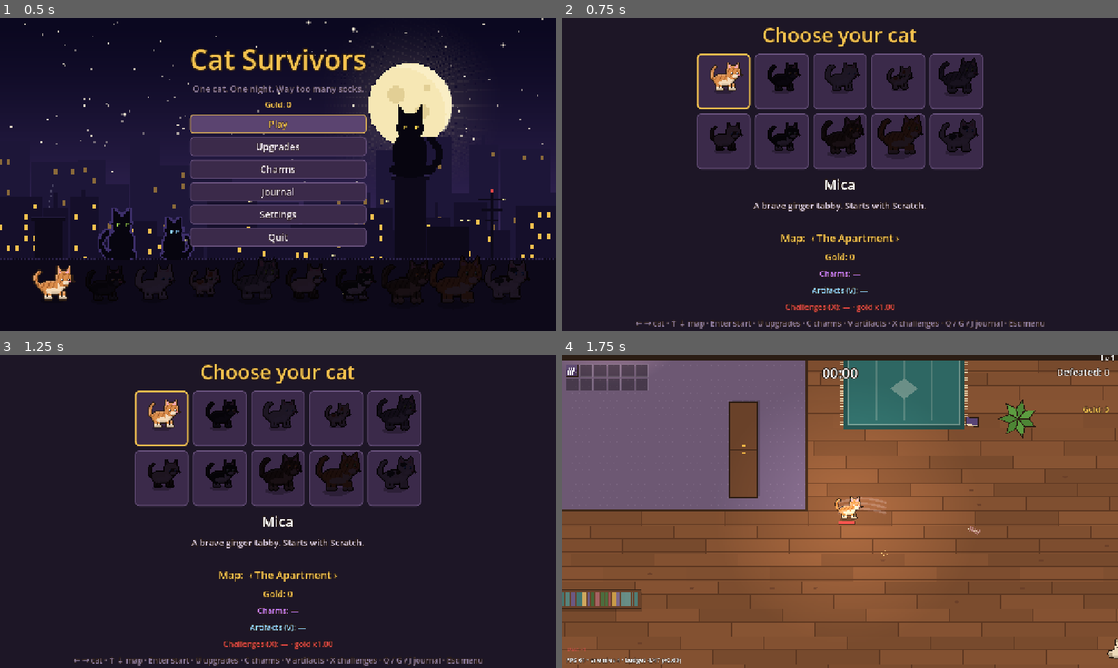
Above: before the commit, frames 1-4 (two rows, left to right).
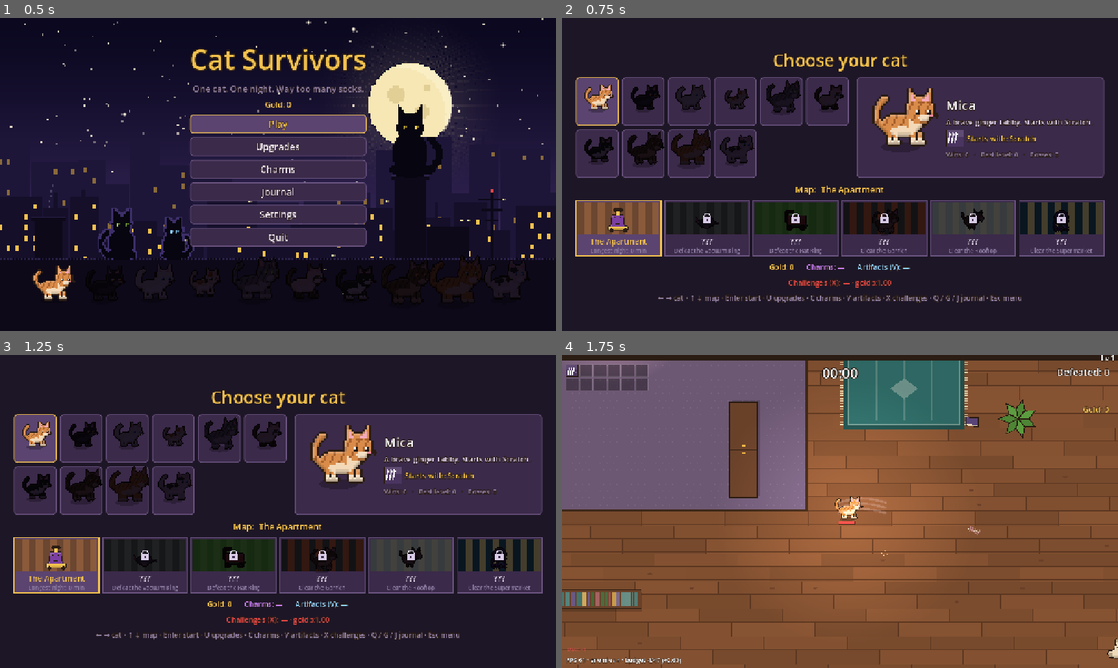
Above: after the commit, the same moments.

Repository: johnniccon01/cat-survivors
Game: Godot game, scene res://scenes/main_menu.tscn
Two runs of this game, one before a commit and one after it. Both use one fixed random seed, a clock stepped at 60 frames per second and the inputs below.
Inputs (mouse positions are in pixels of both pictures, inside the frame that each line leads up to):
- Up to frame 1 (0.5 s): no input
- Up to frame 2 (0.75 s): click "Play" at 0.5 s
- Up to frame 3 (1.25 s): no input
- Up to frame 4 (1.75 s): tap Enter (ui_accept) at 1.25 s; move the mouse to (962, 495) at 1.27 s; hold D (move_right) from 1.28 s (still down); hold V (artifacts) from 1.28 s (still down); click (962, 495) at 1.42 s; tap U (shop) at 1.52 s

Frame 1 is identical in both runs. In frame 2, 41% of the frame differs, in the area x 2-98%, y 2-100%; in frame 3, 41%; in frame 4, nothing differs.

Commit message:
New cat and map selection, menu navigation wraps
The selection screen shows the cats in a grid with the chosen one big:
its starting weapon with icon, wins, best level and bosses with it. Maps
are cards with a little floor picture and their final boss, locked or
cleared, and the longest night. The main menu wraps around and W/S work
like the arrows (checked by the UI test).

Co-Authored-By: Claude Opus 5.5 <noreply@anthropic.com>

Diff:
--- a/locale/translations.csv
+++ b/locale/translations.csv
@@ -1259,3 +1259,6 @@
 ACH_DEVIL_SLAYER_DESC,Defeat the Devil Cat,Poraz diabol mačku,Poraz ďábelskou kočku
 ACH_ENDLESS_NAME,Night Without End,Noc bez konca,Noc bez konce
 ACH_ENDLESS_DESC,Keep going after the dawn,Pokračuj aj po úsvite,Pokračuj i po úsvitu
+SELECT_START_WEAPON,Starts with: %s,Začína so zbraňou: %s,Začíná se zbraní: %s
+SELECT_CAT_STATS,Wins: %d   ·   Best level: %d   ·   Bosses: %d,Výhry: %d   ·   Najvyšší level: %d   ·   Bossovia: %d,Výhry: %d   ·   Nejvyšší level: %d   ·   Bossové: %d
+SELECT_MAP_BEST,Longest night: %d min,Najdlhšia noc: %d min,Nejdelší noc: %d min
--- a/scripts/ui/character_select.gd
+++ b/scripts/ui/character_select.gd
@@ -1,6 +1,8 @@
 extends Control
-## Cat selection before a run. Locked cats show as silhouettes with a hint
-## on how to get them. Any debug flag on the command line skips this screen.
+## Cat and map selection before a run: a grid of cats with the chosen one
+## shown big (starting weapon, wins with it), and a row of map cards. Locked
+## cats and maps show as silhouettes with a hint on how to get them. Any
+## debug flag on the command line skips this screen.
 
 const MAIN_SCENE := "res://scenes/main.tscn"
 const BG := Color("1d1626")
@@ -27,6 +29,11 @@
 var _challenge_label: Label
 var _worn: Label
 var _gold: Label
+var _big: CatPreview
+var _weapon_icon: IconView
+var _weapon_label: Label
+var _cat_stats: Label
+var _map_cards: Array[MapCard] = []
 
 
 func _ready() -> void:
@@ -66,64 +73,113 @@
 	bg.set_anchors_and_offsets_preset(Control.PRESET_FULL_RECT)
 	add_child(bg)
 
-	var box := VBoxContainer.new()
-	box.set_anchors_and_offsets_preset(Control.PRESET_CENTER)
-	box.grow_horizontal = Control.GROW_DIRECTION_BOTH
-	box.grow_vertical = Control.GROW_DIRECTION_BOTH
-	# More than eight cats go in two rows of smaller cards.
-	var two_rows := _ids.size() > 8
-	box.add_theme_constant_override("separation", 12 if two_rows else 22)
-	add_child(box)
-
-	var title := _label(46, GOLD)
+	var root := VBoxContainer.new()
+	root.set_anchors_and_offsets_preset(Control.PRESET_FULL_RECT)
+	root.offset_left = 32
+	root.offset_right = -32
+	root.offset_top = 14
+	root.offset_bottom = -10
+	root.add_theme_constant_override("separation", 12)
+	root.alignment = BoxContainer.ALIGNMENT_CENTER
+	add_child(root)
+
+	var title := _label(40, GOLD)
 	title.text = "SELECT_TITLE"
-	box.add_child(title)
-
-	var center := CenterContainer.new()
-	box.add_child(center)
-	var row := GridContainer.new()
-	row.columns = ceili(_ids.size() / 2.0) if two_rows else maxi(_ids.size(), 1)
-	row.add_theme_constant_override("h_separation", 10)
-	row.add_theme_constant_override("v_separation", 10)
-	center.add_child(row)
+	root.add_child(title)
+
+	# Top: the cats on the left, the chosen one big on the right.
+	var top := HBoxContainer.new()
+	top.add_theme_constant_override("separation", 18)
+	root.add_child(top)
+	var grid := GridContainer.new()
+	grid.columns = 6
+	grid.add_theme_constant_override("h_separation", 8)
+	grid.add_theme_constant_override("v_separation", 8)
+	top.add_child(grid)
 	for i in _ids.size():
 		var card := PanelContainer.new()
-		card.custom_minimum_size = Vector2(124, 128) if two_rows else Vector2(138, 170)
+		card.custom_minimum_size = Vector2(98, 112)
 		card.mouse_filter = Control.MOUSE_FILTER_STOP
 		card.gui_input.connect(_on_card_input.bind(i))
 		var preview := CatPreview.new()
 		preview.cat_id = _ids[i]
 		preview.locked = not Profile.is_unlocked(_ids[i])
-		if two_rows:
-			preview.zoom = 2.5
+		preview.zoom = 2.2
 		preview.mouse_filter = Control.MOUSE_FILTER_IGNORE
 		card.add_child(preview)
-		row.add_child(card)
+		grid.add_child(card)
 		_cards.append(card)
 		_previews.append(preview)
 
-	_name = _label(32, Color.WHITE)
-	box.add_child(_name)
-	_desc = _label(20, Color("d9cce6"))
-	_desc.custom_minimum_size = Vector2(700, 60)
+	var detail := PanelContainer.new()
+	detail.size_flags_horizontal = Control.SIZE_EXPAND_FILL
+	detail.add_theme_stylebox_override("panel", UiStyle.box(CARD, BORDER))
+	top.add_child(detail)
+	var drow := HBoxContainer.new()
+	drow.add_theme_constant_override("separation", 10)
+	detail.add_child(drow)
+	_big = CatPreview.new()
+	_big.custom_minimum_size = Vector2(190, 210)
+	_big.zoom = 5.0
+	_big.walking = true
+	_big.mouse_filter = Control.MOUSE_FILTER_IGNORE
+	drow.add_child(_big)
+	var info := VBoxContainer.new()
+	info.size_flags_horizontal = Control.SIZE_EXPAND_FILL
+	info.add_theme_constant_override("separation", 6)
+	info.alignment = BoxContainer.ALIGNMENT_CENTER
+	drow.add_child(info)
+	_name = _label(30, Color.WHITE)
+	_name.horizontal_alignment = HORIZONTAL_ALIGNMENT_LEFT
+	info.add_child(_name)
+	_desc = _label(17, Color("d9cce6"))
+	_desc.horizontal_alignment = HORIZONTAL_ALIGNMENT_LEFT
 	_desc.autowrap_mode = TextServer.AUTOWRAP_WORD_SMART
-	box.add_child(_desc)
-
-	_stage_label = _label(24, GOLD)
-	box.add_child(_stage_label)
-
-	_gold = _label(20, GOLD)
-	box.add_child(_gold)
-	_worn = _label(18, Color("c77dff"))
-	box.add_child(_worn)
-	_artifact_label = _label(18, Color("8fd3ff"))
-	box.add_child(_artifact_label)
-	_challenge_label = _label(18, Color("e04646"))
-	box.add_child(_challenge_label)
-
-	var hint := _label(18, Color("8f7ea3"))
+	_desc.custom_minimum_size = Vector2(300, 0)
+	info.add_child(_desc)
+	var weapon_row := HBoxContainer.new()
+	weapon_row.add_theme_constant_override("separation", 8)
+	info.add_child(weapon_row)
+	_weapon_icon = IconView.new("weapon", "SCRATCH", 40.0)
+	weapon_row.add_child(_weapon_icon)
+	_weapon_label = _label(17, GOLD)
+	_weapon_label.horizontal_alignment = HORIZONTAL_ALIGNMENT_LEFT
+	_weapon_label.vertical_alignment = VERTICAL_ALIGNMENT_CENTER
+	weapon_row.add_child(_weapon_label)
+	_cat_stats = _label(15, Color("8f7ea3"))
+	_cat_stats.horizontal_alignment = HORIZONTAL_ALIGNMENT_LEFT
+	info.add_child(_cat_stats)
+
+	# Middle: the maps.
+	_stage_label = _label(20, GOLD)
+	root.add_child(_stage_label)
+	var maps := HBoxContainer.new()
+	maps.alignment = BoxContainer.ALIGNMENT_CENTER
+	maps.add_theme_constant_override("separation", 8)
+	root.add_child(maps)
+	for i in _stage_ids.size():
+		var card := MapCard.new(_stage_ids[i])
+		card.gui_input.connect(_on_map_input.bind(i))
+		maps.add_child(card)
+		_map_cards.append(card)
+
+	# Bottom: what you take along, and the keys.
+	var bottom := HBoxContainer.new()
+	bottom.alignment = BoxContainer.ALIGNMENT_CENTER
+	bottom.add_theme_constant_override("separation", 28)
+	root.add_child(bottom)
+	_gold = _label(17, GOLD)
+	bottom.add_child(_gold)
+	_worn = _label(17, Color("c77dff"))
+	bottom.add_child(_worn)
+	_artifact_label = _label(17, Color("8fd3ff"))
+	bottom.add_child(_artifact_label)
+	_challenge_label = _label(17, Color("e04646"))
+	root.add_child(_challenge_label)
+
+	var hint := _label(16, Color("8f7ea3"))
 	hint.text = "SELECT_HINT"
-	box.add_child(hint)
+	root.add_child(hint)
 
 	_shop = ShopPanel.new()
 	add_child(_shop)
@@ -146,19 +202,25 @@
 	var id := _ids[_index]
 	var unlocked := Profile.is_unlocked(id)
 	for i in _cards.size():
-		var sb := StyleBoxFlat.new()
-		sb.bg_color = CARD
-		sb.border_color = GOLD if i == _index else BORDER
-		sb.set_border_width_all(4 if i == _index else 2)
-		sb.set_corner_radius_all(10)
-		_cards[i].add_theme_stylebox_override("panel", sb)
+		_cards[i].add_theme_stylebox_override("panel", UiStyle.box(Color("5b4470") if i == _index else CARD, GOLD if i == _index else BORDER))
 		_previews[i].walking = i == _index and unlocked
+	_big.cat_id = id
+	_big.locked = not unlocked
+	_big.walking = unlocked
+	var weapon: String = GameData.cats[id]["weapon"]
+	_weapon_icon.id = weapon
+	_weapon_icon.visible = unlocked
+	_weapon_icon.queue_redraw()
 	if unlocked:
 		_name.text = tr("CAT_%s_NAME" % id)
 		_desc.text = tr("CAT_%s_DESC" % id)
+		_weapon_label.text = tr("SELECT_START_WEAPON") % tr("WEAPON_%s_NAME" % weapon)
+		_cat_stats.text = tr("SELECT_CAT_STATS") % [Profile.get_stat("wins_cat:" + id), Profile.get_stat("best_level_cat:" + id), Profile.get_stat("bosses_cat:" + id)]
 	else:
 		_name.text = tr("SELECT_LOCKED")
 		_desc.text = tr("CAT_%s_HINT" % id)
+		_weapon_label.text = ""
+		_cat_stats.text = ""
 	var worn: Array = Profile.equipped_charms.map(func(c: String) -> String: return tr("CHARM_%s_NAME" % c))
 	_worn.text = tr("SELECT_CHARMS") % ("—" if worn.is_empty() else ", ".join(worn))
 	var arts: Array = Profile.equipped_artifacts.map(func(a: String) -> String: return tr("ARTIFACT_%s_NAME" % a))
@@ -168,12 +230,20 @@
 	_gold.text = tr("SELECT_GOLD") % Profile.gold
 	if Profile.streak > 0 or Profile.best_streak > 0:
 		_gold.text += "   ·   " + tr("SELECT_STREAK") % [Profile.streak, Profile.best_streak, roundi((Profile.streak_multiplier() - 1.0) * 100.0)]
+	for i in _map_cards.size():
+		_map_cards[i].selected = i == _stage_index
 	var stage_id := _stage_ids[_stage_index]
 	if Profile.is_stage_unlocked(stage_id):
-		var cleared := " ✓" if stage_id in Profile.cleared_stages else ""
-		_stage_label.text = "%s  ‹ %s%s ›" % [tr("SELECT_STAGE"), tr("STAGE_%s_NAME" % stage_id), cleared]
+		_stage_label.text = "%s  %s" % [tr("SELECT_STAGE"), tr("STAGE_%s_NAME" % stage_id)]
 	else:
-		_stage_label.text = "%s  ‹ ??? – %s ›" % [tr("SELECT_STAGE"), tr("STAGE_%s_HINT" % stage_id)]
+		_stage_label.text = "%s  ??? – %s" % [tr("SELECT_STAGE"), tr("STAGE_%s_HINT" % stage_id)]
+
+
+func _on_map_input(event: InputEvent, i: int) -> void:
+	if event is InputEventMouseButton and event.pressed and event.button_index == MOUSE_BUTTON_LEFT:
+		_stage_index = i
+		Audio.play("click", -6.0, 0.0)
+		_refresh()
 
 
 func _unhandled_input(event: InputEvent) -> void:
@@ -207,9 +277,11 @@
 		_refresh()
 	elif event.is_action_pressed("move_up") or event.is_action_pressed("ui_up"):
 		_stage_index = (_stage_index - 1 + _stage_ids.size()) % _stage_ids.size()
+		Audio.play("click", -6.0, 0.0)
 		_refresh()
 	elif event.is_action_pressed("move_down") or event.is_action_pressed("ui_down"):
 		_stage_index = (_stage_index + 1) % _stage_ids.size()
+		Audio.play("click", -6.0, 0.0)
 		_refresh()
 	elif event.is_action_pressed("pause"):
 		Audio.play("click", -6.0, 0.0)
@@ -236,6 +308,7 @@
 	var id := _ids[_index]
 	var stage_id := _stage_ids[_stage_index]
 	if not Profile.is_unlocked(id) or not Profile.is_stage_unlocked(stage_id):
+		Audio.play("hurt", -10.0, 0.0)
 		return
 	Profile.select_stage(stage_id)
 	Profile.select(id)
--- a/scripts/ui/main_menu.gd
+++ b/scripts/ui/main_menu.gd
@@ -103,7 +103,33 @@
 		add_child(panel)
 		panel.closed.connect(_on_panel_closed)
 	_refresh()
+	_wrap_focus()
 	(_buttons.get_child(0) as Button).grab_focus.call_deferred()
+
+
+## Up from the first button goes to the last and down from the last to the
+## first.
+func _wrap_focus() -> void:
+	var list := _buttons.get_children()
+	for i in list.size():
+		var b: Button = list[i]
+		b.focus_neighbor_top = b.get_path_to(list[(i - 1 + list.size()) % list.size()])
+		b.focus_neighbor_bottom = b.get_path_to(list[(i + 1) % list.size()])
+
+
+## W and S move through the menu too.
+func _unhandled_key_input(event: InputEvent) -> void:
+	if not event.is_pressed() or event.is_echo():
+		return
+	var focus := get_viewport().gui_get_focus_owner()
+	if focus == null or focus.get_parent() != _buttons:
+		return
+	var key := (event as InputEventKey).physical_keycode
+	if key == KEY_W or key == KEY_S:
+		var next := focus.get_node(focus.focus_neighbor_top if key == KEY_W else focus.focus_neighbor_bottom) as Control
+		if next != null:
+			next.grab_focus()
+			get_viewport().set_input_as_handled()
 
 
 func _add_button(text: String, action: Callable) -> void:
--- /dev/null
+++ b/scripts/ui/map_card.gd
@@ -0,0 +1,76 @@
+class_name MapCard
+extends Control
+## A map on the selection screen: a little picture of its floor with the
+## final boss, its name, and whether it is cleared, locked or how long the
+## longest night lasted.
+
+const GROUNDS := {
+	"apartment": [Color("8a5a3b"), Color("6b4630")],
+	"basement": [Color("6a6e72"), Color("4a4e52")],
+	"garden": [Color("5e9e4a"), Color("4a8a3a")],
+	"rooftop": [Color("a8503a"), Color("3e3e46")],
+	"supermarket": [Color("dcd8cc"), Color("b8c4cc")],
+	"harbor": [Color("e2cc94"), Color("1f4a6a")],
+}
+
+var stage_id := ""
+var selected := false
+var _t := 0.0
+
+
+func _init(p_stage: String = "") -> void:
+	stage_id = p_stage
+	custom_minimum_size = Vector2(196, 128)
+	mouse_filter = Control.MOUSE_FILTER_STOP
+
+
+func _process(delta: float) -> void:
+	_t += delta
+	queue_redraw()
+
+
+func _draw() -> void:
+	var stage: Dictionary = GameData.stages[stage_id]
+	var open := Profile.is_stage_unlocked(stage_id)
+	var r := Rect2(Vector2.ZERO, size)
+	var pic := Rect2(4, 4, size.x - 8, 74)
+	var colors: Array = GROUNDS.get(stage.get("theme", "apartment"), GROUNDS["apartment"])
+	draw_rect(r, UiStyle.PANEL_HOVER if selected else UiStyle.PANEL)
+	# The floor: two-tone stripes, darker when locked.
+	var dim := 0.0 if open else 0.7
+	draw_rect(pic, (colors[0] as Color).darkened(dim))
+	for i in 6:
+		draw_rect(Rect2(pic.position + Vector2(i * pic.size.x / 6.0, 0), Vector2(pic.size.x / 12.0, pic.size.y)), (colors[1] as Color).darkened(dim))
+	var boss: String = stage.get("final_boss", "")
+	if boss != "":
+		_draw_boss(boss, pic.get_center() + Vector2(0, 6 + sin(_t * 2.0) * 2.0), open)
+	if not open:
+		# A padlock.
+		var c := pic.get_center()
+		draw_arc(c + Vector2(0, -4), 7.0, PI, TAU, 12, Color("d9cce6"), 3.0)
+		draw_rect(Rect2(c + Vector2(-10, -4), Vector2(20, 16)), Color("d9cce6"))
+		draw_rect(Rect2(c + Vector2(-2, 1), Vector2(4, 6)), UiStyle.PANEL)
+	elif stage_id in Profile.cleared_stages:
+		draw_string(ThemeDB.fallback_font, pic.position + Vector2(pic.size.x - 26, 26), "✓", HORIZONTAL_ALIGNMENT_LEFT, -1, 26, Color("6cd48a"))
+	var font := ThemeDB.fallback_font
+	var title := tr("STAGE_%s_NAME" % stage_id) if open else "???"
+	draw_string(font, Vector2(8, 100), title, HORIZONTAL_ALIGNMENT_CENTER, size.x - 16, 18, UiStyle.GOLD if selected else UiStyle.TEXT)
+	var sub := tr("SELECT_MAP_BEST") % Profile.get_stat("best_minutes:" + stage_id) if open else tr("STAGE_%s_HINT" % stage_id)
+	draw_string(font, Vector2(8, 120), sub, HORIZONTAL_ALIGNMENT_CENTER, size.x - 16, 13, UiStyle.MUTED)
+	draw_rect(r, UiStyle.GOLD if selected else UiStyle.BORDER, false, 3.0 if selected else 2.0)
+
+
+func _draw_boss(id: String, at: Vector2, known: bool) -> void:
+	var data: Dictionary = GameData.enemies[id]
+	var tint := Color.WHITE if known else Color(0.12, 0.09, 0.15)
+	if data.get("shape", "") == "cat":
+		var lk := CatArt.look(data.get("cat", "MICA")).duplicate()
+		lk["silhouette"] = not known
+		CatArt.draw(self, lk, 1, _t * 4.0, false, false, "angry", at + Vector2(0, 8), 1.6, false)
+		return
+	var sprite := Sprites.enemy(id)
+	if sprite.is_empty():
+		return
+	draw_set_transform(at, 0.0, Vector2(2.0, 2.0))
+	Sprites.draw_frame(self, sprite, int(_t * 3.0) % 2, 0, tint)
+	draw_set_transform(Vector2.ZERO)
--- a/tools/ui_test.gd
+++ b/tools/ui_test.gd
@@ -26,6 +26,15 @@
 
 func _main_menu() -> void:
 	_expect(_focus_text() == "MENU_PLAY", "menu starts on Play, got %s" % _focus_text())
+	# The arrows wrap around, and W/S move like up/down.
+	await _press(KEY_UP)
+	_expect(_focus_text() == "MENU_QUIT", "Up from Play wraps to Quit (got %s)" % _focus_text())
+	await _press(KEY_DOWN)
+	_expect(_focus_text() == "MENU_PLAY", "Down from Quit wraps to Play (got %s)" % _focus_text())
+	await _press(KEY_S)
+	_expect(_focus_text() == "MENU_UPGRADES", "S moves down (got %s)" % _focus_text())
+	await _press(KEY_W)
+	_expect(_focus_text() == "MENU_PLAY", "W moves up (got %s)" % _focus_text())
 	# Each panel: walk down to its button, open it, mash keys, close it.
 	for entry: Array in [[1, "_shop"], [2, "_charms"], [3, "_journal"]]:
 		for i in entry[0]:
Binary file changed: locale/translations.cs.translation
Binary file changed: locale/translations.en.translation
Binary file changed: locale/translations.sk.translation
Not shown, added: scripts/ui/map_card.gd.uid
Not shown, changed: PLAN.md
